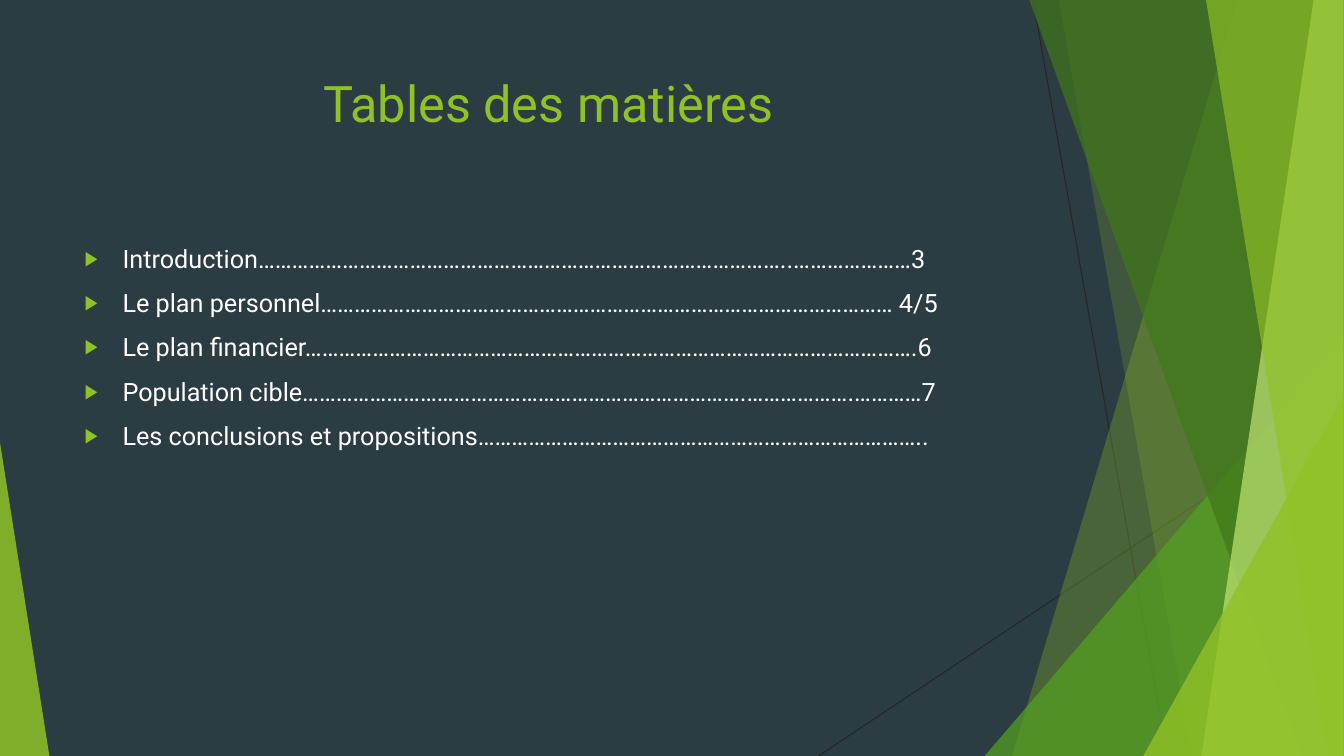
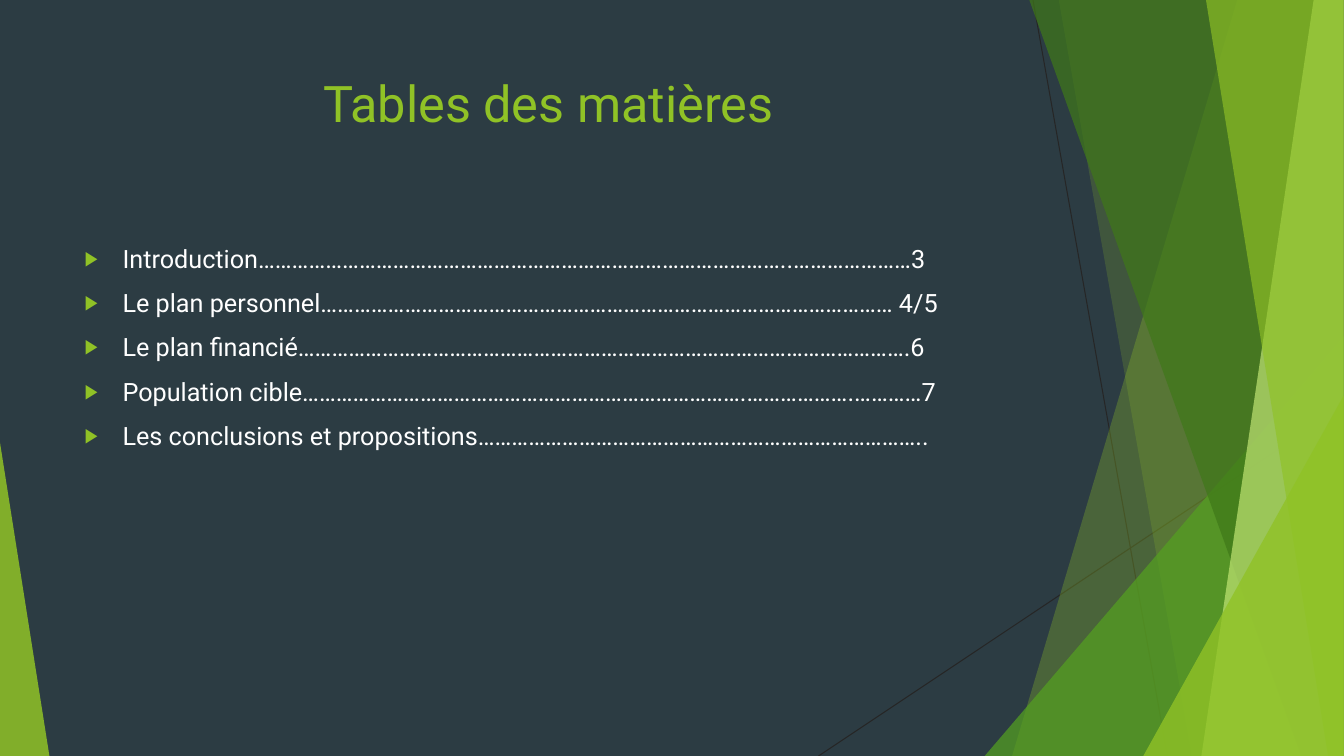
Before and after one commit to MAXENCEWATRIN/GitHub, a slide deck: slide 2 of A trier/Présentation Projet technique.pptx. Drawn at 1344x756 pixels with LibreOffice and Linux fonts; fonts in the diff are those of the drawing. Boxes give left, top, right and bottom in pixels: in the first picture for what was removed or moved away, otherwise in the second. Text is boxed around its words. In the diff, an @@ line names an element or a change of style, - is before the commit and + after.

```diff
--- a/A trier/Présentation Projet technique.pptx
+++ b/A trier/Présentation Projet technique.pptx
@@ text at box(123, 337, 925, 361): text changed @@
-▶ Le plan financier……………………………………………………………………………………………….6
+▶ Le plan financié……………………………………………………………………………………………….6
```
Also in this commit, not shown: 4 other slides changed.
